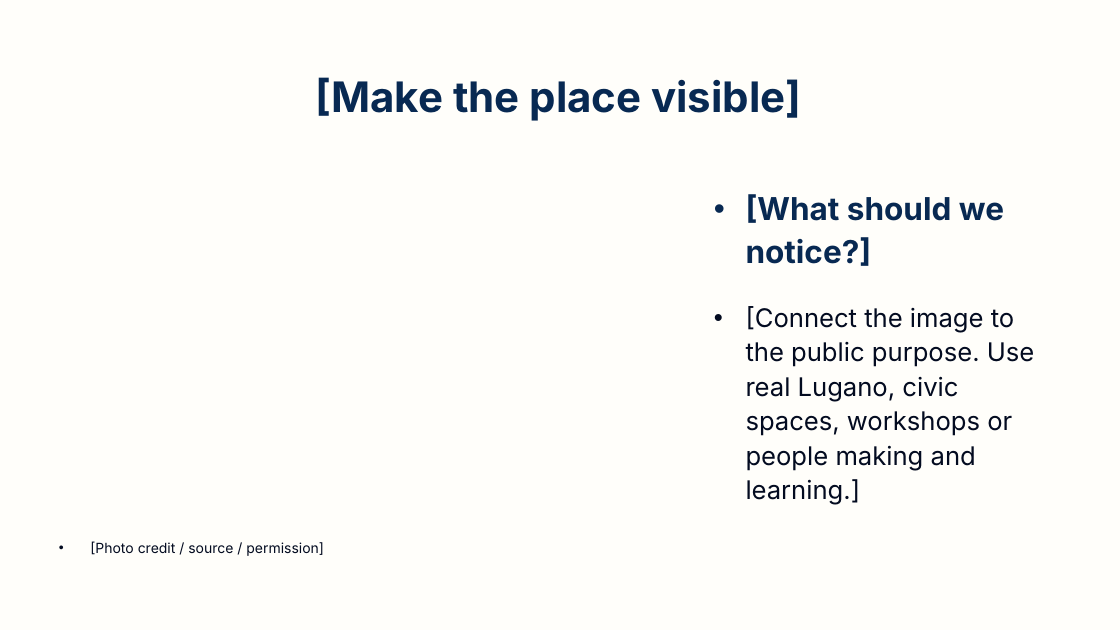
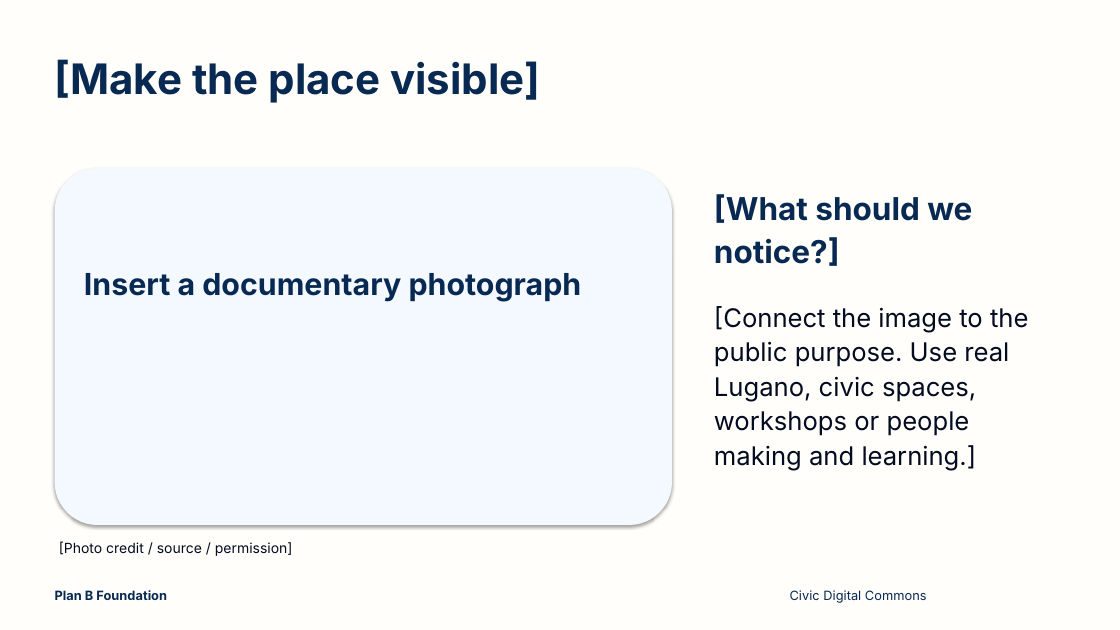
Before and after one commit to LuganoPlanB/branding, a slide deck: slide 5 of slides/planb-starter.pptx. Drawn at 1120x630 pixels with LibreOffice and Linux fonts; fonts in the diff are those of the drawing. Boxes give left, top, right and bottom in pixels: in the first picture for what was removed or moved away, otherwise in the second. Text is boxed around its words. In the diff, an @@ line names an element or a change of style, - is before the commit and + after.

```diff
--- a/slides/planb-starter.pptx
+++ b/slides/planb-starter.pptx
@@ title "[Make the place visible]" at box(55, 59, 539, 103): alignment centre to left; vertical alignment middle to top @@
@@ rounded rectangle added at box(55, 168, 672, 525), fill #F3F9FF @@
@@ text added at box(84, 273, 582, 302), 26 pt, text #082952, bold @@
+Insert a documentary photograph
@@ bullet • to none in 4 elements at box(84, 260, 639, 357), box(714, 194, 972, 266), box(714, 306, 1028, 471), box(59, 541, 293, 556) @@
@@ text added at box(55, 590, 167, 605), 11 pt, text #082952, bold @@
+Plan B Foundation
@@ text added at box(790, 590, 927, 603), 11 pt, text #082952 @@
+Civic Digital Commons
```
Also in this commit, not shown: 9 other slides changed, 2 other files.
